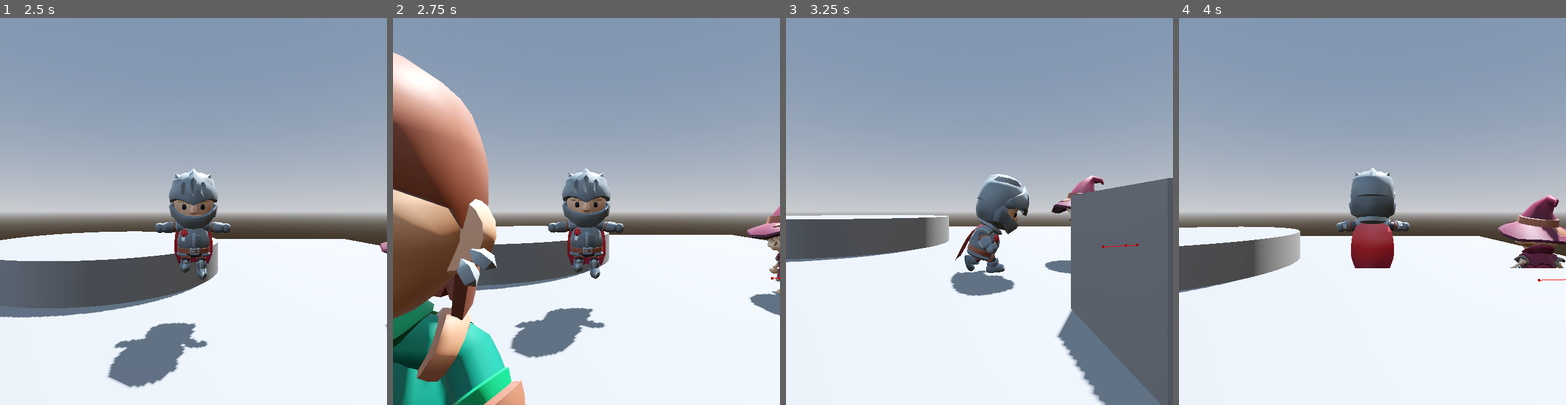
Above: before the commit, frames 1-4 (left to right).
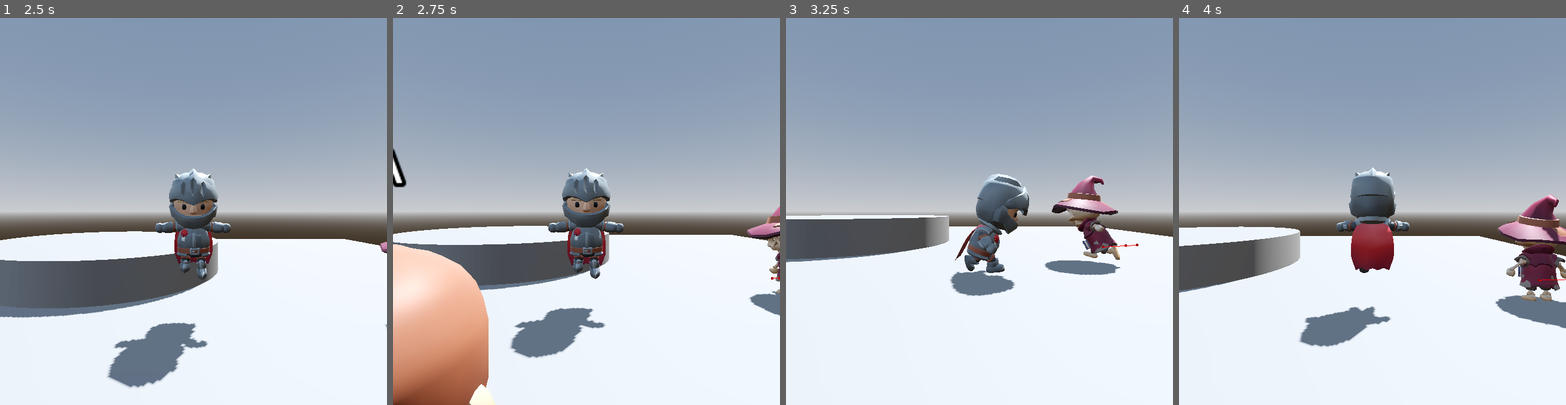
Above: after the commit, the same moments.

Repository: LuDoSniper/DAoH
Game: Godot game, scene res://scenes/world/world.tscn
Two runs of this game, one before a commit and one after it. Both use one fixed random seed, a clock stepped at 60 frames per second and the inputs below.
Inputs (mouse positions are in pixels of both pictures, inside the frame that each line leads up to):
- Up to frame 1 (2.5 s): tap Enter at 0.5 s; move the mouse to (278, 192) at 0.52 s; hold D (move_right) 0.53-1.25 s; hold E (interact) 0.53-1.25 s; tap Space (jump) at 0.77, 2, 2.27 s; click "Host" at 1.25 s; move the mouse to (116, 230) at 2.02 s; hold S (move_backward) from 2.03 s (still down); tap E (interact) at 2.1 s
- Up to frame 2 (2.75 s): keep holding S (move_backward)
- Up to frame 3 (3.25 s): move the mouse to (1018, 126) at 2.77 s; release S (move_backward) at 2.78 s; hold D (move_right) from 2.78 s (still down); hold Shift (run) from 2.78 s (still down); tap E (interact) at 3.05 s
- Up to frame 4 (4 s): move the mouse to (1353, 288) at 3.52 s; release D (move_right) at 3.53 s; release Shift (run) at 3.53 s; hold W (move_forward) from 3.53 s (still down); tap L (toggle_mouse) at 3.6 s; tap Space (jump) at 3.77 s; tap E (interact) at 3.8 s

Frame 1 is identical in both runs. In frame 2, 21% of the frame differs, in the area x 0-35%, y 8-100%; in frame 3, 14%; in frame 4, 3.2%.

Commit message:
Add NPC and dialogs in multi

Diff:
--- a/objects/npc/dialogue/dialogue_ui.gd
+++ b/objects/npc/dialogue/dialogue_ui.gd
@@ -23,7 +23,3 @@
 		current_index += 1
 	elif panel:
 		panel.visible = false
-
-func _unhandled_input(event):
-	if panel and panel.visible and event.is_action_pressed("interact"):
-		_show_next_line()
--- a/objects/npc/dialogue/dialogue_ui.tscn
+++ b/objects/npc/dialogue/dialogue_ui.tscn
@@ -7,12 +7,23 @@
 
 [node name="PanelContainer" type="PanelContainer" parent="."]
 visible = false
-offset_right = 40.0
-offset_bottom = 40.0
+anchors_preset = 2
+anchor_top = 1.0
+anchor_bottom = 1.0
+offset_top = -99.0
+offset_right = 500.0
+offset_bottom = 1.0
+grow_vertical = 0
 
 [node name="LabelName" type="Label" parent="PanelContainer"]
 layout_mode = 2
+size_flags_horizontal = 0
+size_flags_vertical = 0
 text = "Test"
 
 [node name="RichTextLabel" type="RichTextLabel" parent="PanelContainer"]
+custom_minimum_size = Vector2(475, 75)
 layout_mode = 2
+size_flags_horizontal = 0
+size_flags_vertical = 8
+text = "Test text"
--- a/objects/npc/npc.gd
+++ b/objects/npc/npc.gd
@@ -11,33 +11,21 @@
 	"Bonne chance pour ta quête !"
 ]
 
-var player_in_range := false
-var current_line := 0
-
 func _ready():
-	print("READY")
 	label.text = npc_name
 	area.body_entered.connect(_on_body_entered)
 	area.body_exited.connect(_on_body_exited)
 
 func _on_body_entered(body):
-	if body.is_in_group("players"):
-		player_in_range = true
-		print("Le joueur peut interagir avec", npc_name)
+	if body.is_in_group("players") and body.is_multiplayer_authority():
+		label.visible = true
+		body.set_current_npc(self)
 
 func _on_body_exited(body):
-	if body.is_in_group("players"):
-		player_in_range = false
-		current_line = 0
+	if body.is_in_group("players") and body.is_multiplayer_authority():
+		label.visible = false
+		body.set_current_npc(null)
 
-func _unhandled_input(event):
-	if player_in_range and event.is_action_pressed("interact"):
-		DIALOGUEUI.show_dialogue(npc_name, dialogue_lines)
 
-func show_next_dialogue():
-	if current_line < dialogue_lines.size():
-		print(npc_name + ": " + dialogue_lines[current_line])
-		current_line += 1
-	else:
-		print(npc_name + ": Fin de la discussion.")
-		current_line = 0
+func get_dialogue_lines():
+	return dialogue_lines
--- a/objects/player/player.gd
+++ b/objects/player/player.gd
@@ -22,7 +22,7 @@
 		else:
 			unpause.emit()
 var is_running := false
-
+var player_is_lock = false
 func _enter_tree() -> void:
 	set_multiplayer_authority(name.to_int())
 
@@ -42,7 +42,7 @@
 		is_running = Input.is_action_pressed("run") and input_dir != Vector2.ZERO
 
 		var direction = (transform.basis * Vector3(input_dir.x, 0, input_dir.y)).normalized()
-		if direction and not paused:
+		if direction and not paused and not player_is_lock:
 			# Rotate slowly to the desired vector (direction)
 			var target_angle = -input_dir.angle() + PI/2
 			skin.rotation.y = rotate_toward(skin.rotation.y, target_angle, 6.0 * delta)
@@ -95,3 +95,35 @@
 			Input.set_mouse_mode(Input.MOUSE_MODE_VISIBLE)
 		elif Input.mouse_mode == Input.MOUSE_MODE_VISIBLE:
 			Input.set_mouse_mode(Input.MOUSE_MODE_CAPTURED)
+
+
+#DIALOGUE - INTERACT
+var current_npc: Node = null
+var current_line = 0
+var dialogue_active = false
+var dialogue_lines: Array[String] = []
+
+func _unhandled_input(event):
+	if current_npc and event.is_action_pressed("interact") and is_multiplayer_authority():
+		if not player_is_lock:
+			player_is_lock = true
+		if not dialogue_active:
+			dialogue_lines = current_npc.get_dialogue_lines()
+			DIALOGUEUI.show_dialogue(current_npc.npc_name, dialogue_lines)
+			dialogue_active = true
+			current_line = 1
+		else:
+			DIALOGUEUI._show_next_line()
+			show_next_dialogue()
+
+func show_next_dialogue():
+	if current_line < dialogue_lines.size():
+		current_line += 1
+	else:
+		dialogue_active = false
+		current_line = 0
+		player_is_lock = false
+		current_npc = null
+
+func set_current_npc(npc):
+	current_npc = npc
--- a/scenes/world/world.tscn
+++ b/scenes/world/world.tscn
@@ -102,6 +102,7 @@
 collision_mask = 0
 
 [node name="MeshInstance3D" type="MeshInstance3D" parent="Environment/NavigationRegion3D/Obstacle2"]
+visible = false
 mesh = SubResource("BoxMesh_sl2e5")
 
 [node name="CollisionShape3D" type="CollisionShape3D" parent="Environment/NavigationRegion3D/Obstacle2"]
@@ -114,7 +115,7 @@
 variant = 2
 
 [node name="Npc" parent="Entities" instance=ExtResource("4_6m72w")]
-transform = Transform3D(1, 0, 0, 0, 1, 0, 0, 0, 1, 0, 0.955538, 8.75823)
+transform = Transform3D(1, 0, 0, 0, 1, 0, 0, 0, 1, 0, 0.25, 8.75823)
 
 [connection signal="pressed" from="CanvasLayer/host" to="." method="_on_host_pressed"]
 [connection signal="pressed" from="CanvasLayer/join" to="." method="_on_join_pressed"]
